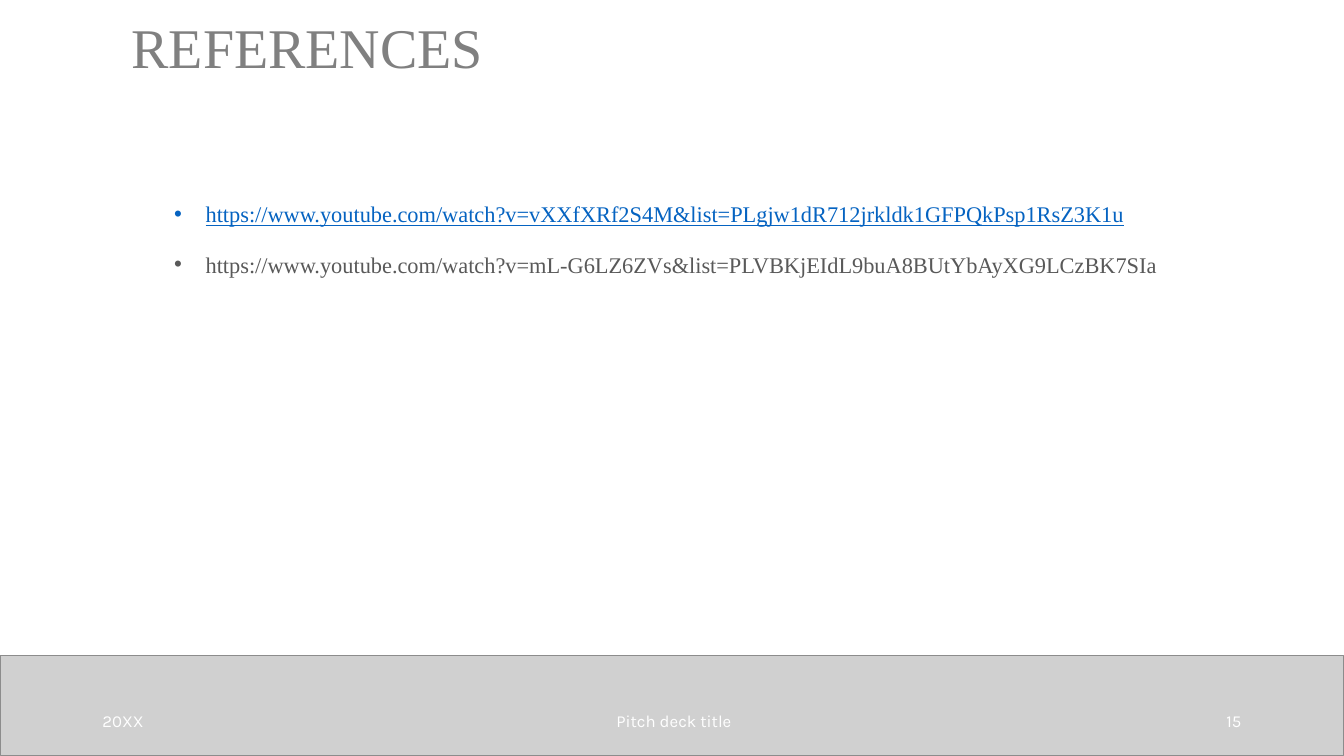
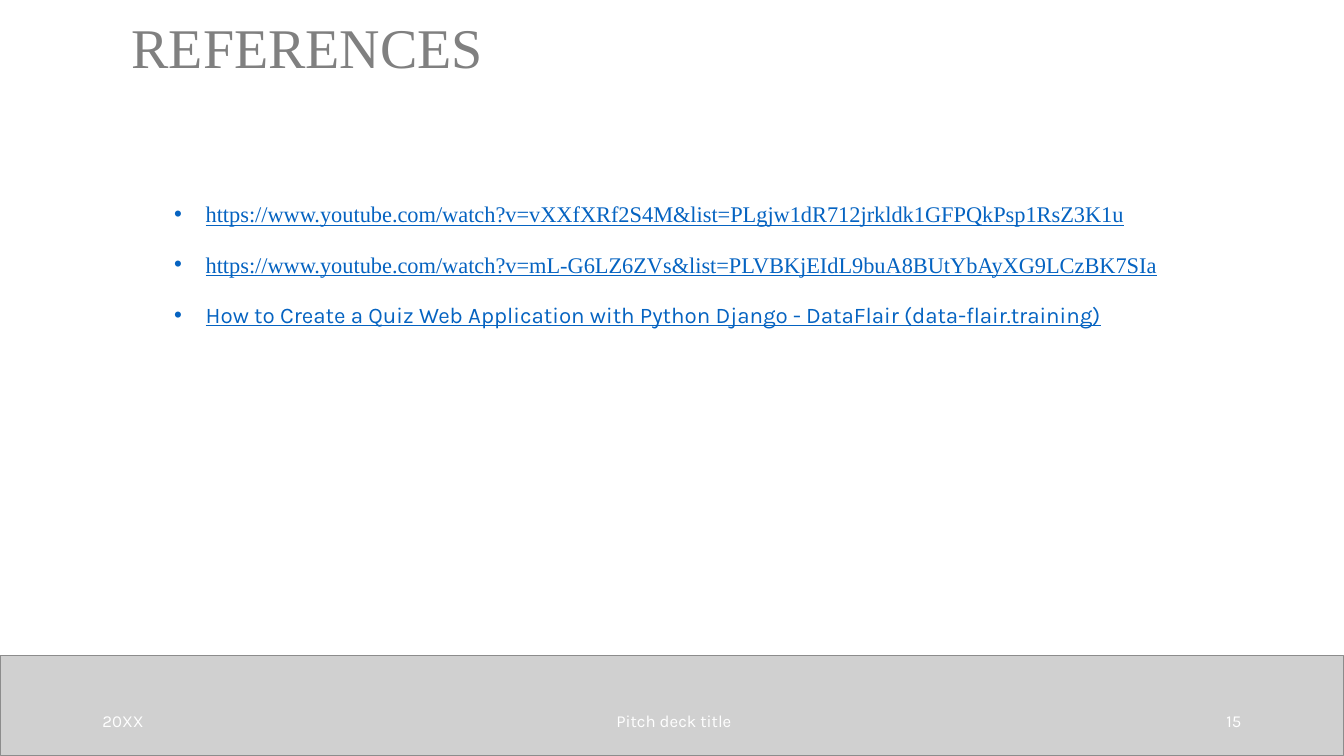
Before and after one commit to jibinxg/online-quiz, a slide deck: slide 15 of projectpresentation.pptx. Drawn at 1344x756 pixels with LibreOffice and Linux fonts; fonts in the diff are those of the drawing; grey boxes stand for pictures. Boxes give left, top, right and bottom in pixels: in the first picture for what was removed or moved away, otherwise in the second. Text is boxed around its words. In the diff, an @@ line names an element or a change of style, - is before the commit and + after.

```diff
--- a/projectpresentation.pptx
+++ b/projectpresentation.pptx
@@ text at (x1=206, y1=257, x2=1157, y2=278): text colour #595959 to #0563C1, underline on in "https://www.youtube.com/watch?v=mL-G6LZ6ZVs&list=PLVBKjEIdL9 ..." @@
@@ text at (x1=206, y1=307, x2=1100, y2=329): paragraph added @@
+• How to Create a Quiz Web Application with Python Django - DataFlair (data-flair.training)
```
Also in this commit, not shown: 4 other files.
